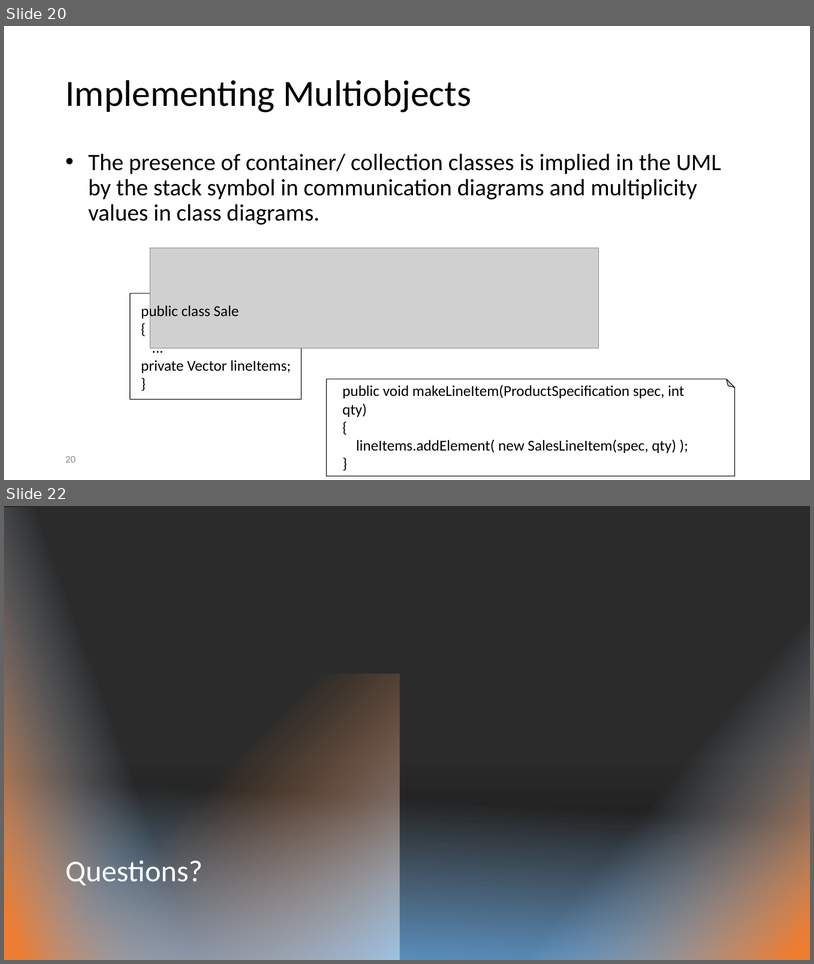
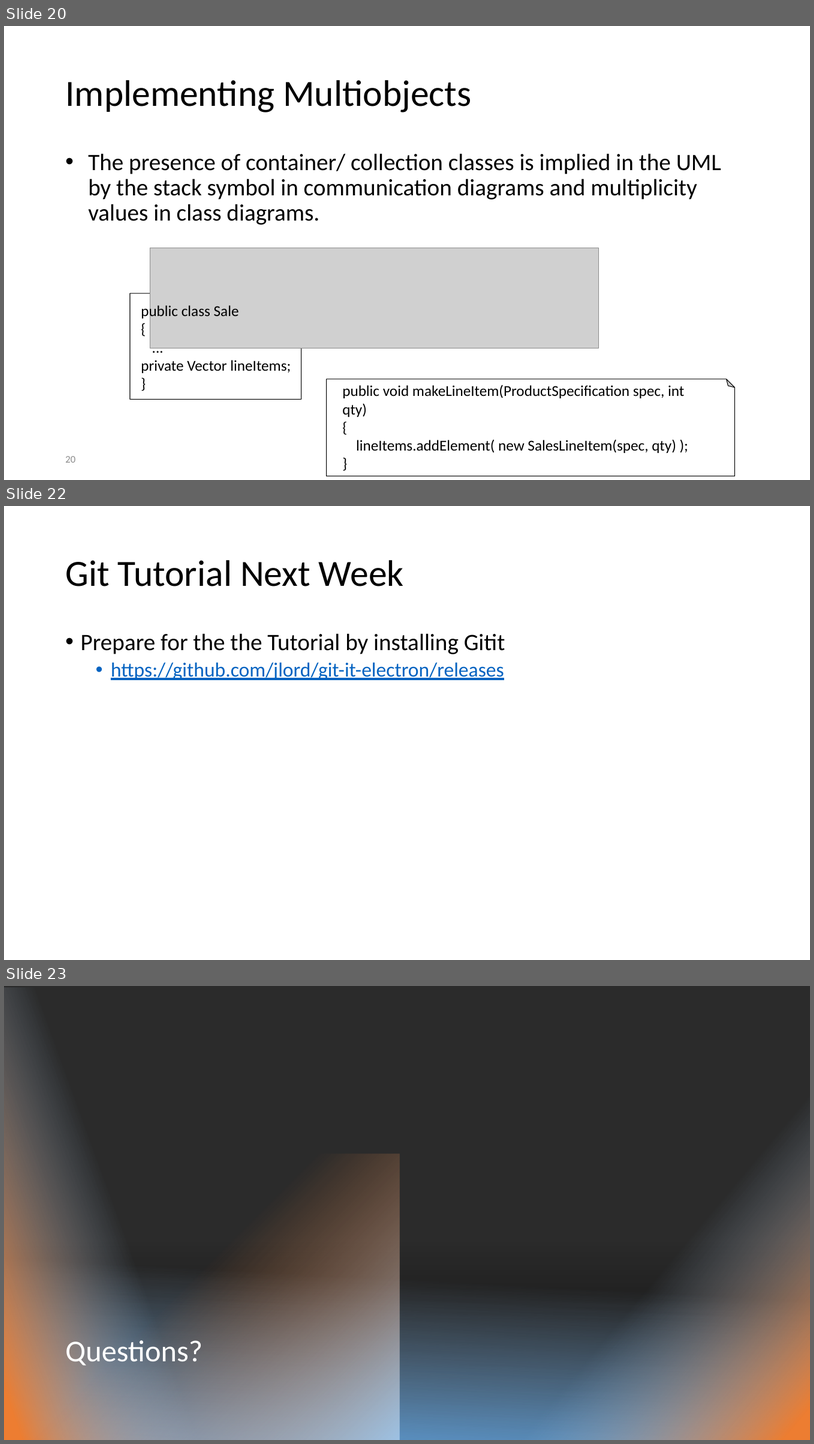
Before and after one commit to kthanasi-git/SW_Engineering, a slide deck: SOFTWARE ENGINEERING/SLIDES/11- Design Priciples V.pptx. Shown one above the other, each under a label of ours: slides 20 and 22 before the commit, slides 20, 22 and 23 after it; the slides between them are not shown. The pictures are 814x964 and 814x1444 pixels, drawn with LibreOffice and Linux fonts; fonts in the diff are those of the drawing; grey boxes stand for pictures; background and template pictures are left out; a plain dark background stands for a picture behind light text. Boxes give left, top, right and bottom in pixels: in the first picture for what was removed or moved away, otherwise in the second. Text is boxed around its words. In the diff, an @@ line names an element or a change of style, - is before the commit and + after.

Commit message:
Add gitit instructions to the lecture

```diff
--- a/SOFTWARE ENGINEERING/SLIDES/11- Design Priciples V.pptx
+++ b/SOFTWARE ENGINEERING/SLIDES/11- Design Priciples V.pptx
@@ slide 22 added at box(4, 506, 810, 960), background #FFFFFF @@
@@ title added at box(65, 560, 404, 586), 44 pt, text #000000 @@
+Git Tutorial Next Week
@@ text added at box(81, 633, 506, 680), 24 pt, text #0563C1, underline @@
+• Prepare for the the Tutorial by installing Gitit
+  • https://github.com/jlord/git-it-electron/releases
@@ what was slide 22 is now slide 23 @@
```
Also in this commit, not shown: 1 slide changed, 4 other files.
